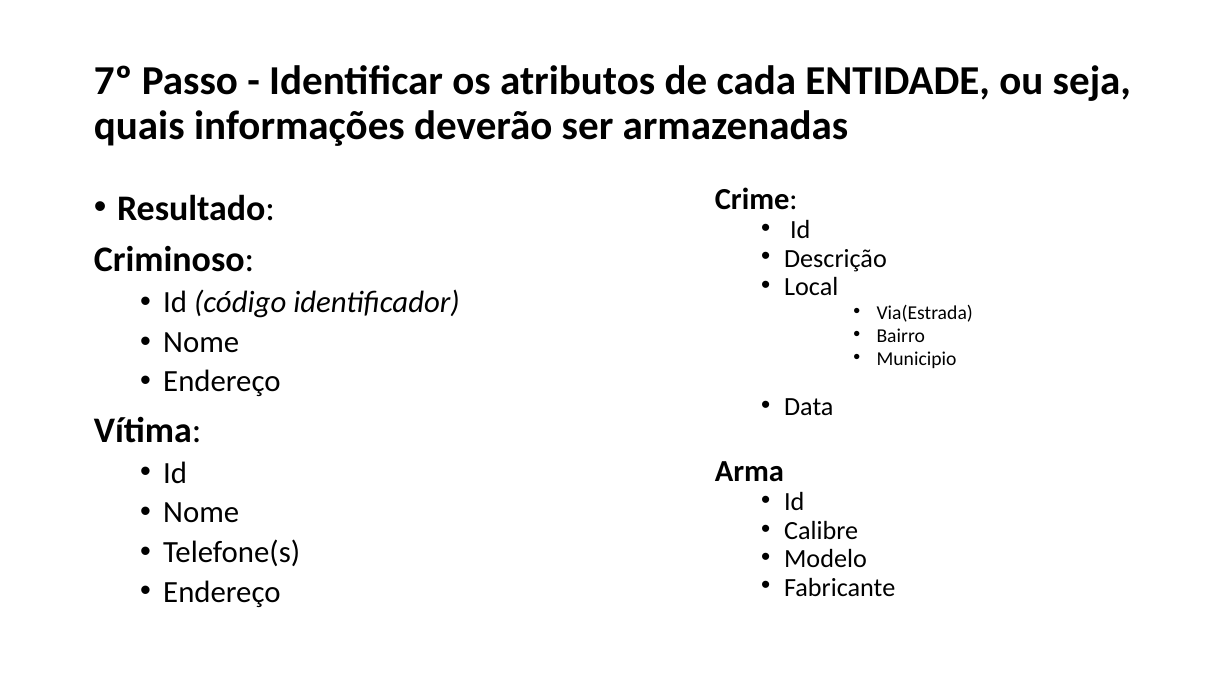
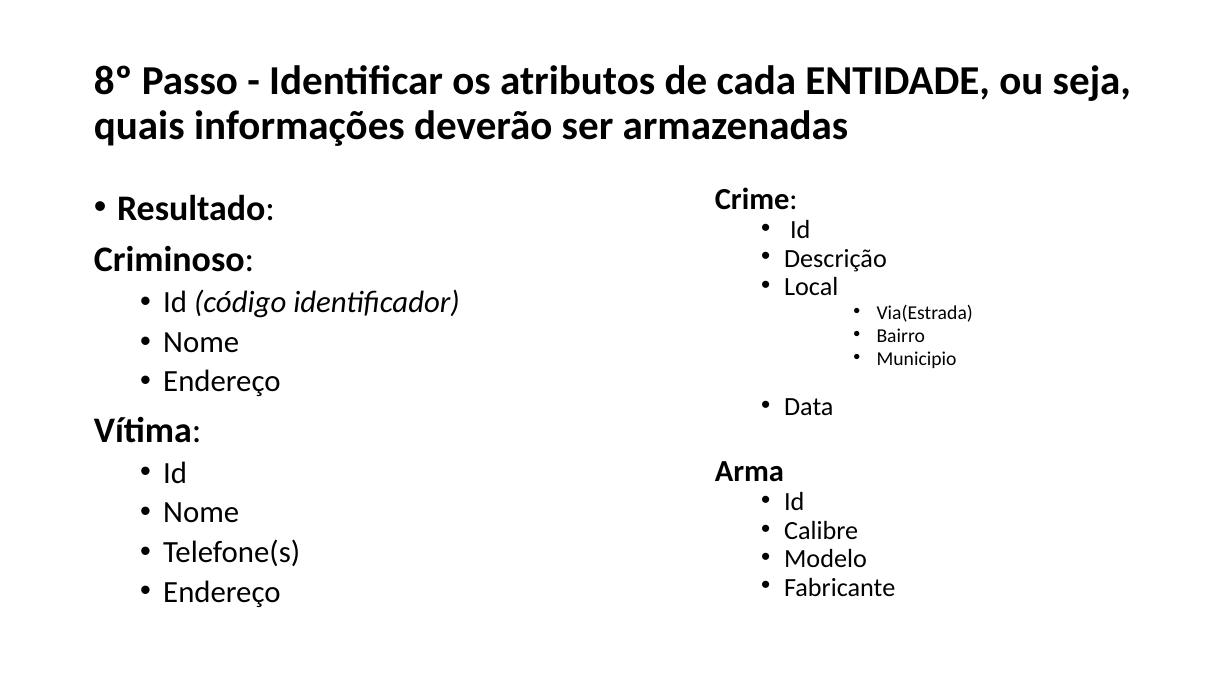
Before and after one commit to hangalo/cursobasededados, a slide deck: slide 14 of Curso_de_Base_de_Dados_Exercicios_de_Modelagem_01.pptx (slide 8 before the commit). Drawn at 1232x693 pixels with LibreOffice and Linux fonts; fonts in the diff are those of the drawing. Boxes give left, top, right and bottom in pixels: in the first picture for what was removed or moved away, otherwise in the second. Text is boxed around its words. In the diff, an @@ line names an element or a change of style, - is before the commit and + after.

```diff
--- a/Curso_de_Base_de_Dados_Exercicios_de_Modelagem_01.pptx
+++ b/Curso_de_Base_de_Dados_Exercicios_de_Modelagem_01.pptx
@@ title at (94,65,1131,146): text changed @@
-7º Passo - Identificar os atributos de cada ENTIDADE, ou seja, quais informações deverão ser armazenadas
+8º Passo - Identificar os atributos de cada ENTIDADE, ou seja, quais informações deverão ser armazenadas
```
Also in this commit, not shown: 2 other slides changed, 3 slides added, 2 other files.
